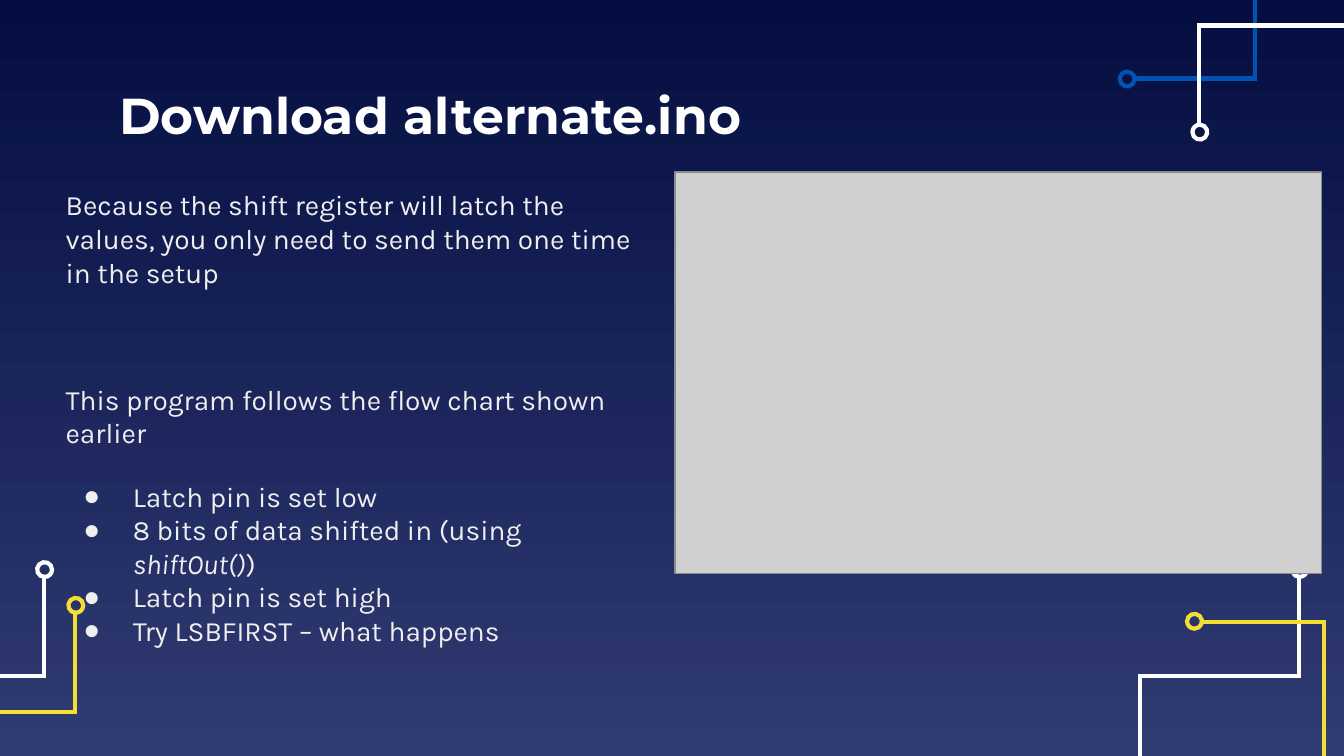
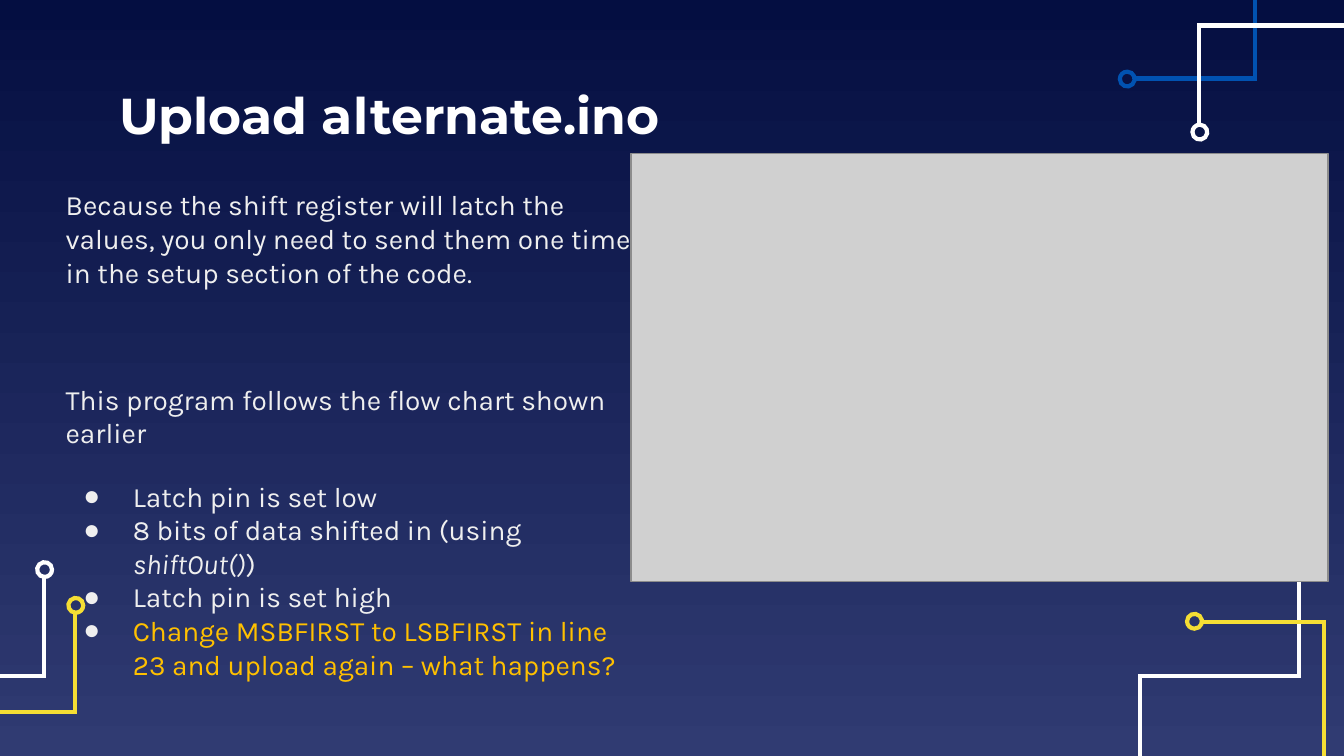
Before and after one commit to EELabMan/Arduino-5-shift-registers, a slide deck: slide 7 of Arduino Workshop 5 Shift Registers.pptx. Drawn at 1344x756 pixels with LibreOffice and Linux fonts; fonts in the diff are those of the drawing; grey boxes stand for pictures. Boxes give left, top, right and bottom in pixels: in the first picture for what was removed or moved away, otherwise in the second. Text is boxed around its words. In the diff, an @@ line names an element or a change of style, - is before the commit and + after.

```diff
--- a/Arduino Workshop 5 Shift Registers.pptx
+++ b/Arduino Workshop 5 Shift Registers.pptx
@@ title at (x1=119, y1=94, x2=660, y2=144): text changed @@
-Download alternate.ino
+Upload alternate.ino
@@ picture resized from (x1=675, y1=172, x2=1321, y2=574) to (x1=630, y1=153, x2=1328, y2=581) @@
@@ text at (x1=66, y1=195, x2=630, y2=289): text changed @@
-Because the shift register will latch the values, you only need to send them one time in the setup
+Because the shift register will latch the values, you only need to send them one time in the setup section of the code.
@@ freeform shape removed at (x1=1290, y1=559, x2=1308, y2=577) @@
@@ text at (x1=133, y1=621, x2=616, y2=681): text changed; text colour #EFEFEF to #FFC000 @@
-● Try LSBFIRST – what happens
+● Change MSBFIRST to LSBFIRST in line 23 and upload again – what happens?
```
Also in this commit, not shown: 6 other slides changed, 1 other file.
